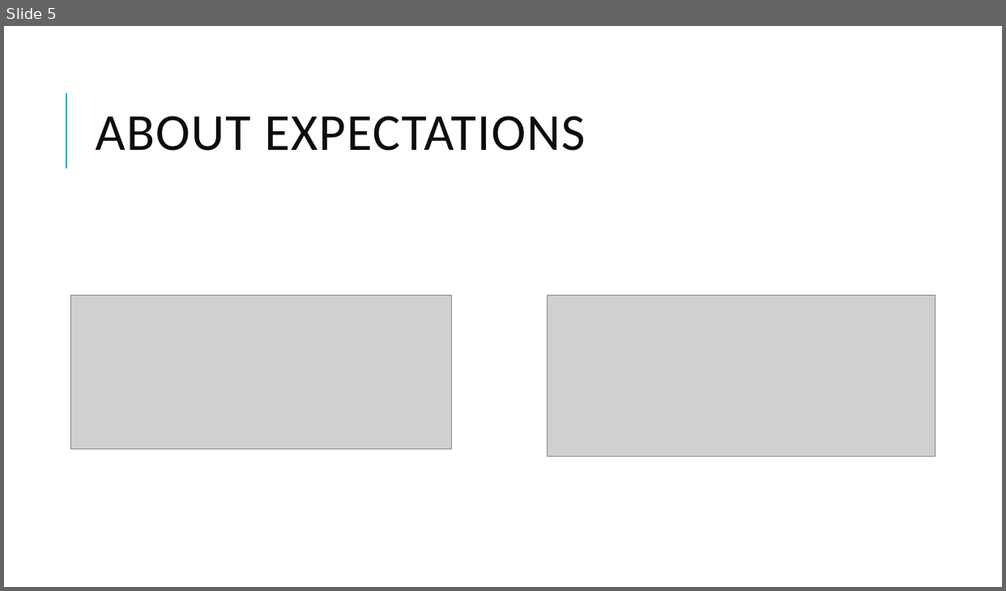
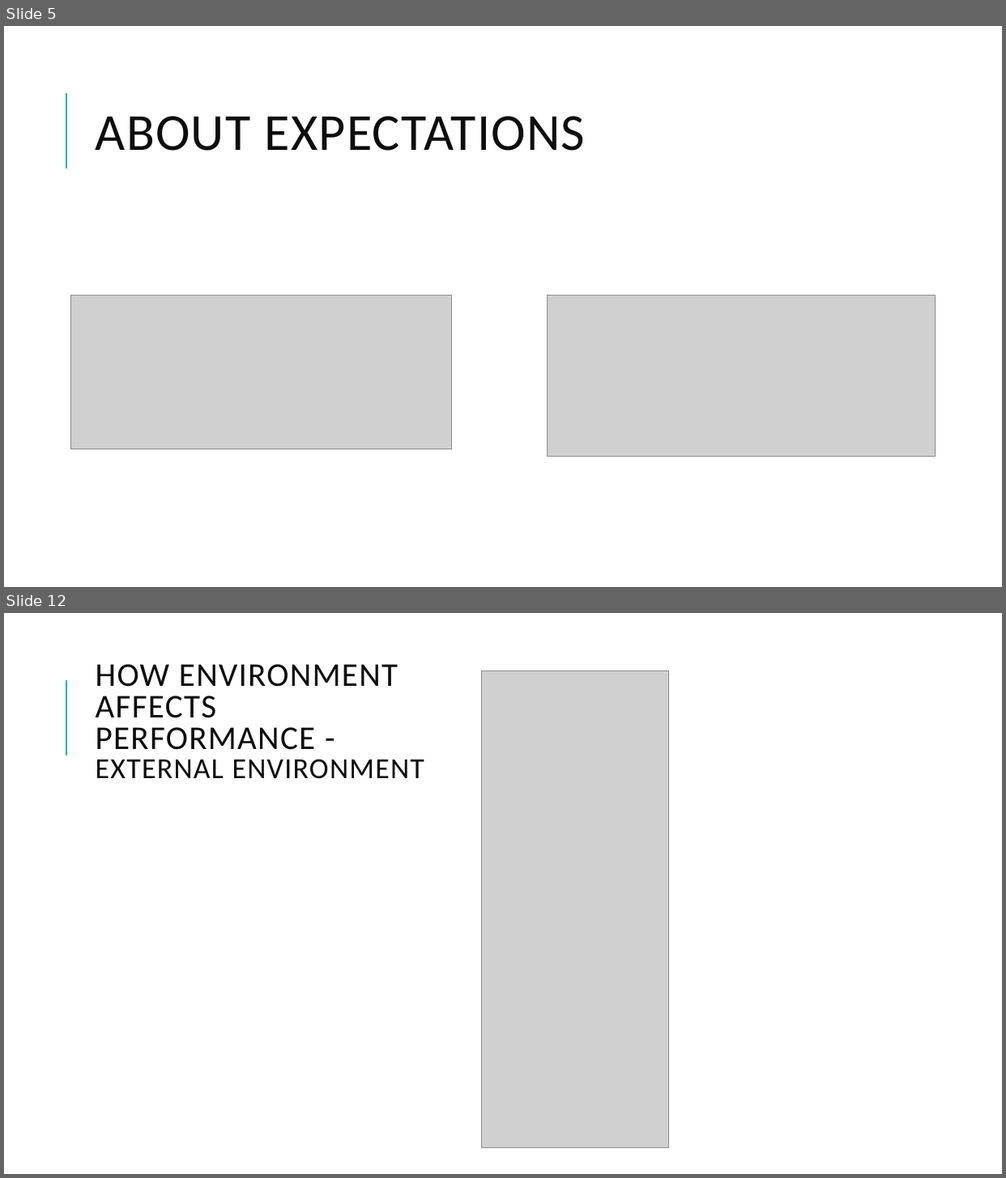
Before and after one commit to sheltertake/dotbench-workshop, a slide deck: intro.pptx. Shown one above the other, each under a label of ours: slide 5 before the commit, slides 5 and 12 after it; the slides between them are not shown. The pictures are 1006x591 and 1006x1178 pixels, drawn with LibreOffice and Linux fonts; fonts in the diff are those of the drawing; grey boxes stand for pictures. Boxes give left, top, right and bottom in pixels: in the first picture for what was removed or moved away, otherwise in the second. Text is boxed around its words. In the diff, an @@ line names an element or a change of style, - is before the commit and + after.

```diff
--- a/intro.pptx
+++ b/intro.pptx
@@ slide 12 added at (4, 613, 1002, 1174), background #FFFFFF; not listed: 1 template element that a slide beside it also shows @@
@@ title added at (96, 664, 424, 779), 32 pt, text #0D0D0D @@
+HOW ENVIRONMENT AFFECTS PERFORMANCE - EXTERNAL ENVIRONMENT
@@ picture added at (482, 671, 669, 1149) @@
```
Also in this commit, not shown: 3 slides changed, 6 other slides added, 1 slide removed.
